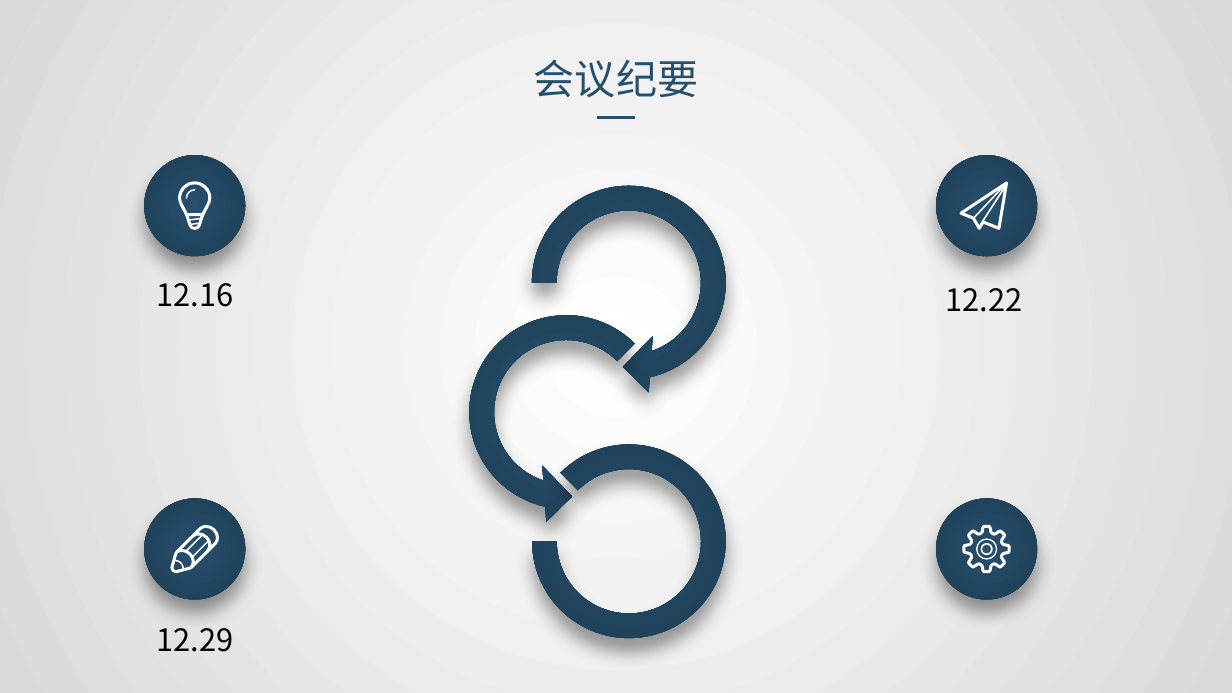
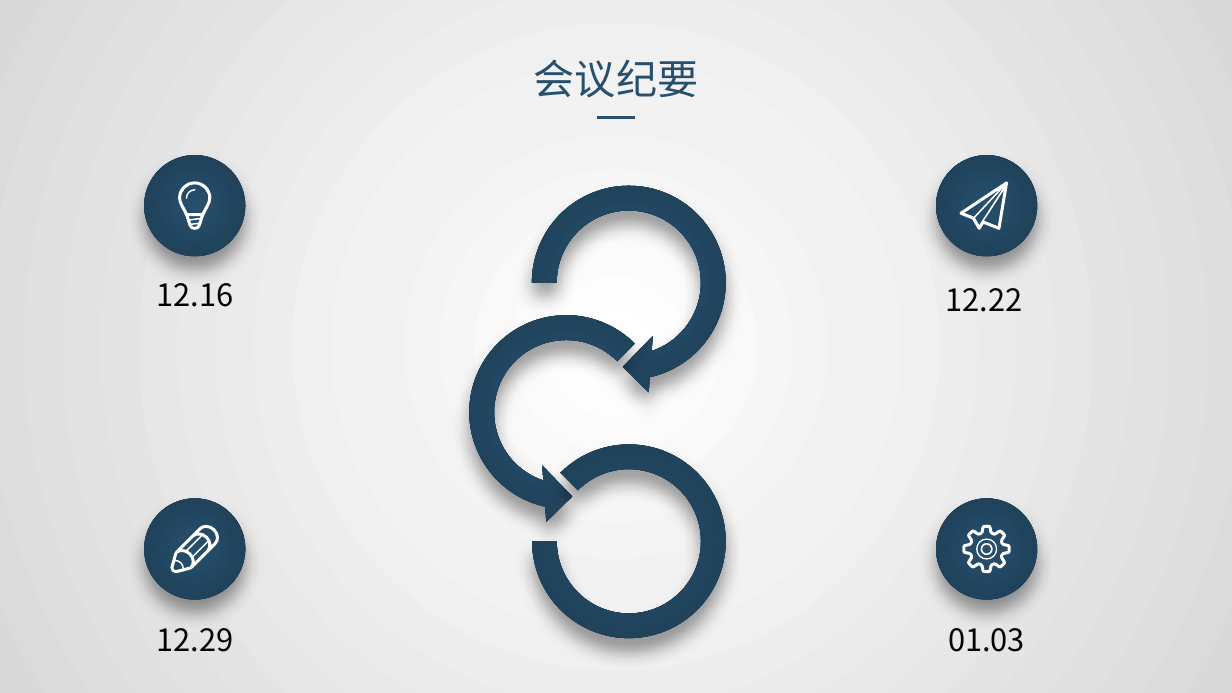
Before and after one commit to avgstuBoboge/SE2020-document, a slide deck: slide 15 of ppt/SE2020-G16-实现测试.pptx (slide 14 before the commit). Drawn at 1232x693 pixels with LibreOffice and Linux fonts; fonts in the diff are those of the drawing. Boxes give left, top, right and bottom in pixels: in the first picture for what was removed or moved away, otherwise in the second. Text is boxed around its words. In the diff, an @@ line names an element or a change of style, - is before the commit and + after.

```diff
--- a/ppt/SE2020-G16-实现测试.pptx
+++ b/ppt/SE2020-G16-实现测试.pptx
@@ text added at (948, 628, 1025, 652), 18 pt, text #000000 @@
+01.03
```
Also in this commit, not shown: 2 other slides changed, 3 slides added, 2 slides removed, 12 other files.
